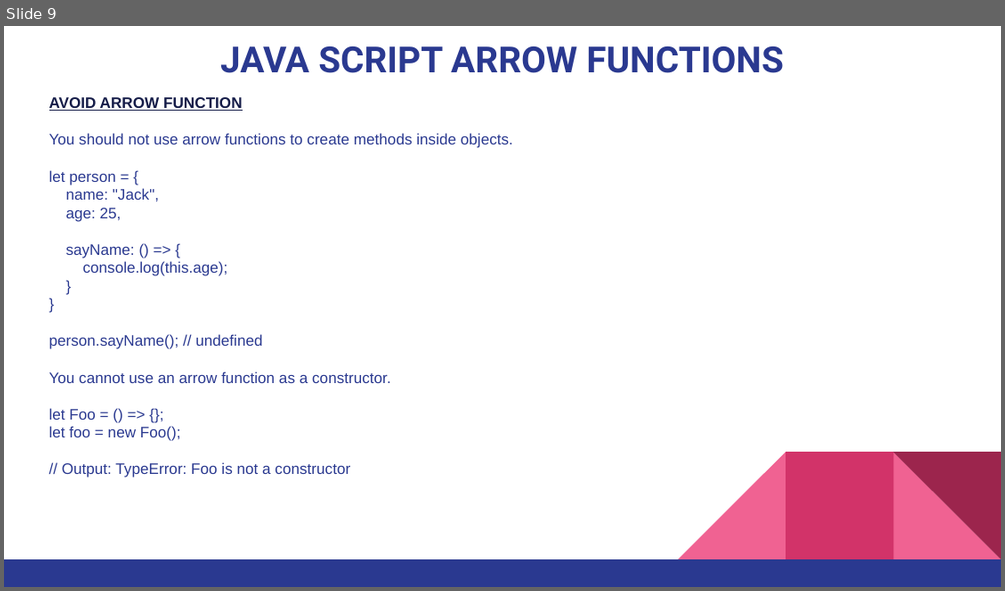
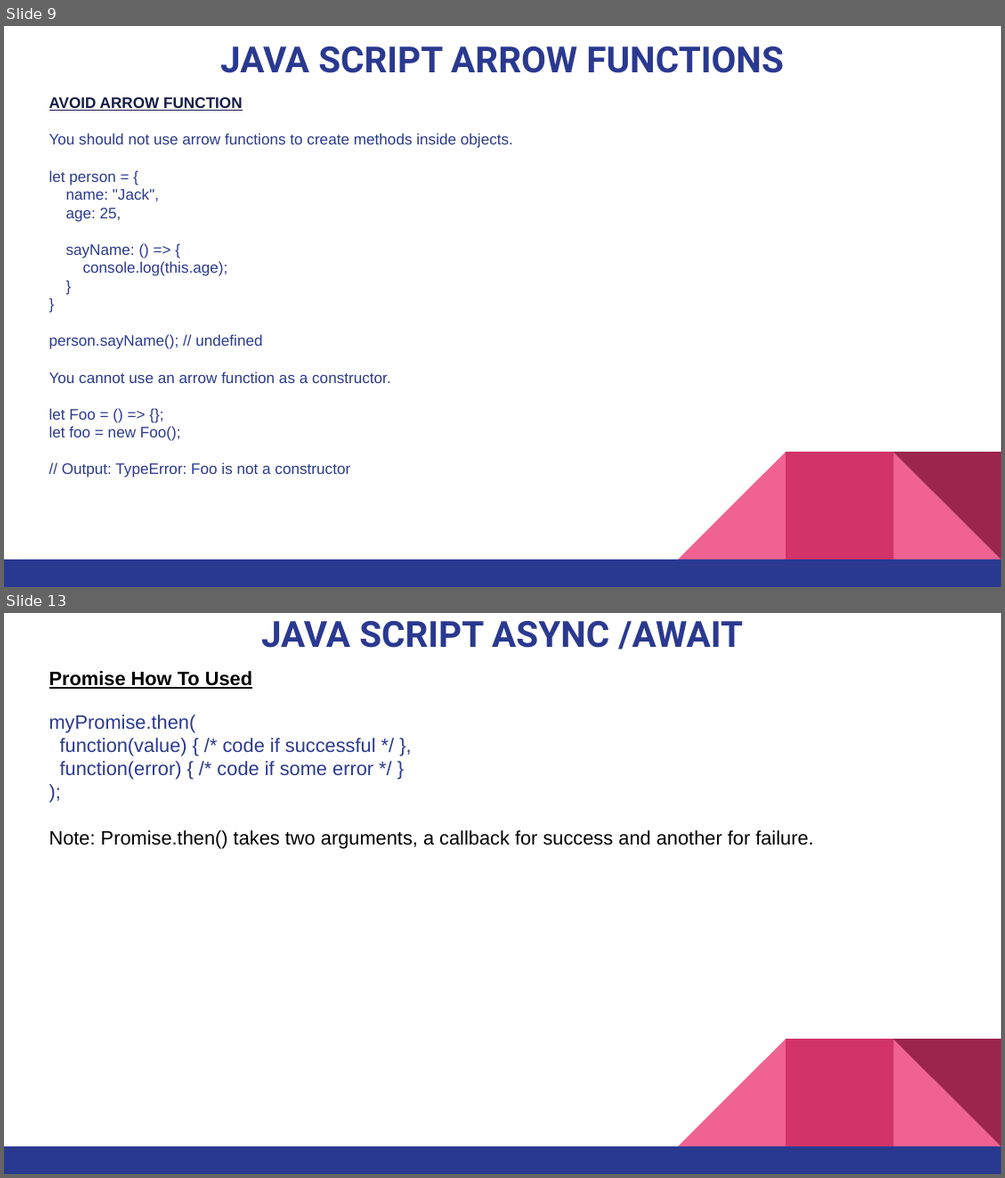
Before and after one commit to pnytrainingrepo/Webdevelopment, a slide deck: JavaScript-Functions.pptx. Shown one above the other, each under a label of ours: slide 9 before the commit, slides 9 and 13 after it; the slides between them are not shown. The pictures are 1005x591 and 1005x1178 pixels, drawn with LibreOffice and Linux fonts; fonts in the diff are those of the drawing. Boxes give left, top, right and bottom in pixels: in the first picture for what was removed or moved away, otherwise in the second. Text is boxed around its words. In the diff, an @@ line names an element or a change of style, - is before the commit and + after.

```diff
--- a/JavaScript-Functions.pptx
+++ b/JavaScript-Functions.pptx
@@ slide 13 added at [4, 613, 1001, 1174], background #FFFFFF; not listed: 5 template elements that a slide beside it also shows @@
@@ title added at [261, 621, 743, 649], 26 pt, text #2A3990, bold @@
+JAVA SCRIPT ASYNC /AWAIT
@@ text added at [49, 671, 813, 849], 14 pt, text #000000 @@
+Promise How To Used
+myPromise.then(
+function(value) { /* code if successful */ },
+function(error) { /* code if some error */ }
+);
+Note: Promise.then() takes two arguments, a callback for success and another for failure.
```
Also in this commit, not shown: 1 slide changed, 5 other slides added, 10 other files.
